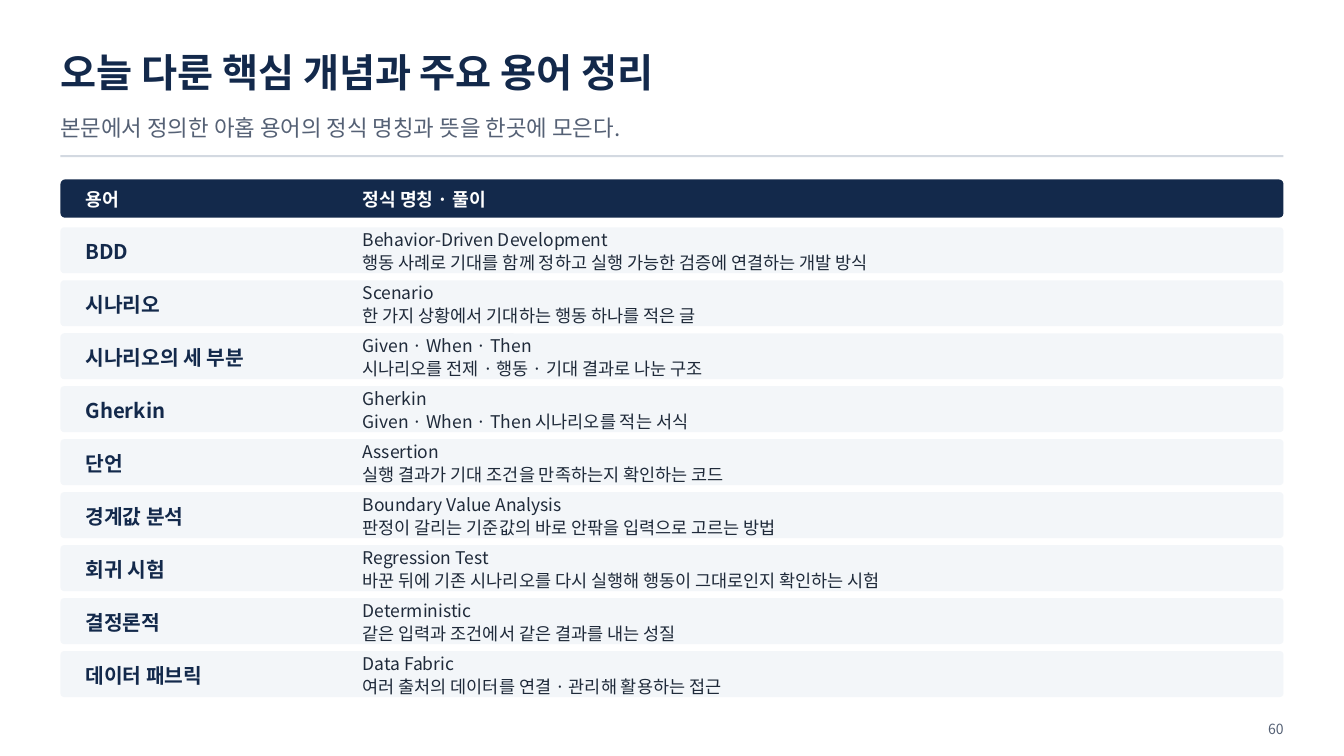
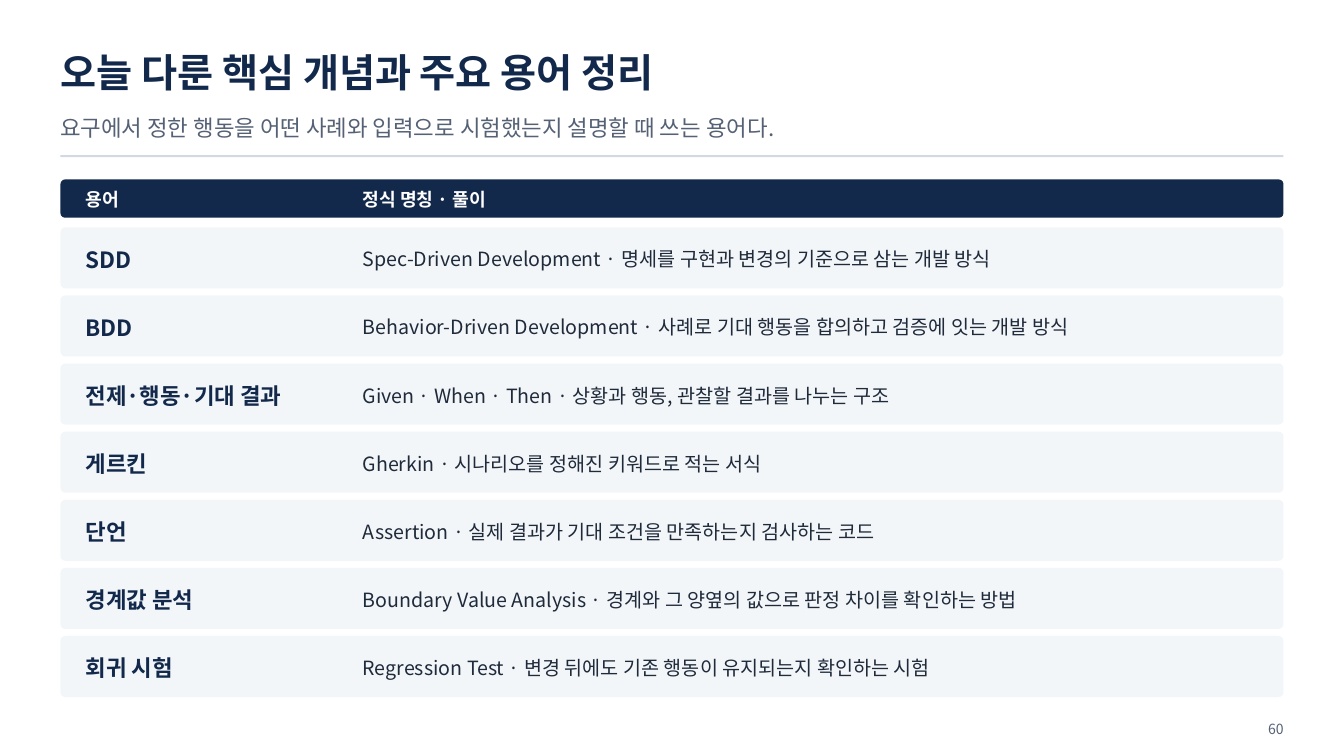
Before and after one commit to uengine-oss/hyd-iot-edu, a slide deck: slide 60 of workspace/강의제작/산출물/통합반/이론/08회차/통합반_08일차.pptx. Drawn at 1344x756 pixels with LibreOffice and Linux fonts; fonts in the diff are those of the drawing. Boxes give left, top, right and bottom in pixels: in the first picture for what was removed or moved away, otherwise in the second. Text is boxed around its words. In the diff, an @@ line names an element or a change of style, - is before the commit and + after.

```diff
--- a/workspace/강의제작/산출물/통합반/이론/08회차/통합반_08일차.pptx
+++ b/workspace/강의제작/산출물/통합반/이론/08회차/통합반_08일차.pptx
@@ text at [60,117,774,138]: text changed @@
-본문에서 정의한 아홉 용어의 정식 명칭과 뜻을 한곳에 모은다.
+요구에서 정한 행동을 어떤 사례와 입력으로 시험했는지 설명할 때 쓰는 용어다.
@@ rounded rectangle: place and size @@
-rounded rectangle at [60,227,1284,273]
+rounded rectangle at [60,227,1284,288]
@@ text added at [86,251,132,269], 16 pt, text #13294B, bold @@
+SDD
@@ text at [363,249,991,271]: text changed; size 12.5 to 14 pt @@
-Behavior-Driven Development
-행동 사례로 기대를 함께 정하고 실행 가능한 검증에 연결하는 개발 방식
+Spec-Driven Development · 명세를 구현과 변경의 기준으로 삼는 개발 방식
@@ rounded rectangle: place and size @@
-rounded rectangle at [60,280,1284,327]
+rounded rectangle at [60,295,1284,357]
@@ size 14.5 to 16 pt in 4 elements at [86,521,127,542], [86,589,193,610], [86,657,173,678], [86,319,133,336] @@
@@ text "BDD": place and size @@
-text "BDD" at [86,244,129,259]
+text "BDD" at [86,319,133,336]
@@ text removed at [86,295,161,314] @@
-시나리오
@@ text at [363,317,1068,339]: text changed; size 12.5 to 14 pt @@
-Scenario
-한 가지 상황에서 기대하는 행동 하나를 적은 글
+Behavior-Driven Development · 사례로 기대 행동을 합의하고 검증에 잇는 개발 방식
@@ rounded rectangle: place and size @@
-rounded rectangle at [60,334,1284,380]
+rounded rectangle at [60,364,1284,425]
@@ text at [86,385,281,406]: text changed; size 14.5 to 16 pt @@
-시나리오의 세 부분
+전제·행동·기대 결과
@@ text at [363,386,889,407]: text changed; size 12.5 to 14 pt @@
-Given · When · Then
-시나리오를 전제 · 행동 · 기대 결과로 나눈 구조
+Given · When · Then · 상황과 행동, 관찰할 결과를 나누는 구조
@@ rounded rectangle: place and size @@
-rounded rectangle at [60,386,1284,433]
+rounded rectangle at [60,432,1284,493]
@@ text at [86,453,148,474]: text changed; size 14.5 to 16 pt @@
-Gherkin
+게르킨
@@ text at [363,454,761,473]: text changed; size 12.5 to 14 pt @@
-Gherkin
-Given · When · Then 시나리오를 적는 서식
+Gherkin · 시나리오를 정해진 키워드로 적는 서식
@@ rounded rectangle: place and size @@
-rounded rectangle at [60,440,1284,486]
+rounded rectangle at [60,500,1284,562]
@@ text "단언": place and size @@
-text "단언" at [86,454,123,473]
+text "단언" at [86,521,127,542]
@@ text at [363,522,874,541]: text changed; size 12.5 to 14 pt @@
-Assertion
-실행 결과가 기대 조건을 만족하는지 확인하는 코드
+Assertion · 실제 결과가 기대 조건을 만족하는지 검사하는 코드
@@ rounded rectangle: place and size @@
-rounded rectangle at [60,492,1284,538]
+rounded rectangle at [60,568,1284,629]
@@ text "경계값 분석": place and size @@
-text "경계값 분석" at [86,507,183,526]
+text "경계값 분석" at [86,589,193,610]
@@ rounded rectangle removed at [60,598,1284,644] @@
@@ text at [363,590,1017,612]: text changed; size 12.5 to 14 pt @@
-Boundary Value Analysis
-판정이 갈리는 기준값의 바로 안팎을 입력으로 고르는 방법
+Boundary Value Analysis · 경계와 그 양옆의 값으로 판정 차이를 확인하는 방법
@@ text removed at [86,613,161,632] @@
-결정론적
@@ text removed at [363,603,675,642] @@
-Deterministic
-같은 입력과 조건에서 같은 결과를 내는 성질
@@ rounded rectangle: place and size @@
-rounded rectangle at [60,545,1284,592]
+rounded rectangle at [60,636,1284,698]
@@ rounded rectangle removed at [60,651,1284,698] @@
@@ text "회귀 시험": place and size @@
-text "회귀 시험" at [86,560,165,579]
+text "회귀 시험" at [86,657,173,678]
@@ text at [363,658,930,680]: text changed; size 12.5 to 14 pt @@
-Regression Test
-바꾼 뒤에 기존 시나리오를 다시 실행해 행동이 그대로인지 확인하는 시험
+Regression Test · 변경 뒤에도 기존 행동이 유지되는지 확인하는 시험
@@ text removed at [363,656,721,695] @@
-Data Fabric
-여러 출처의 데이터를 연결 · 관리해 활용하는 접근
@@ text removed at [86,666,202,685] @@
-데이터 패브릭
```
Also in this commit, not shown: 4 other slides changed, 23 other files.
